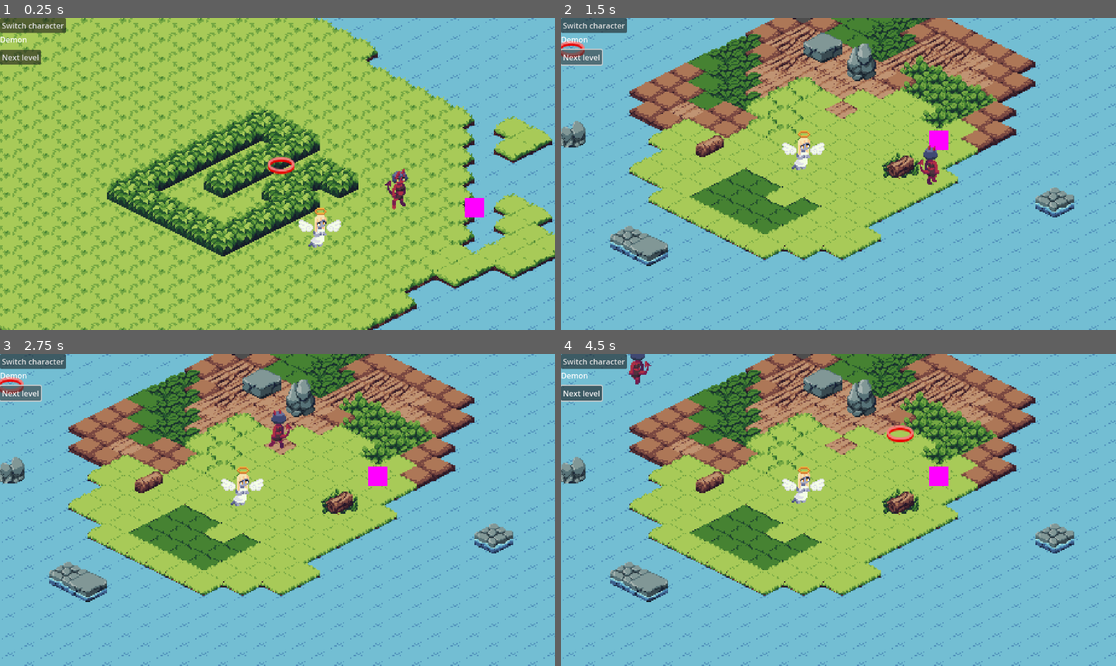
Above: before the commit, frames 1-4 (two rows, left to right).
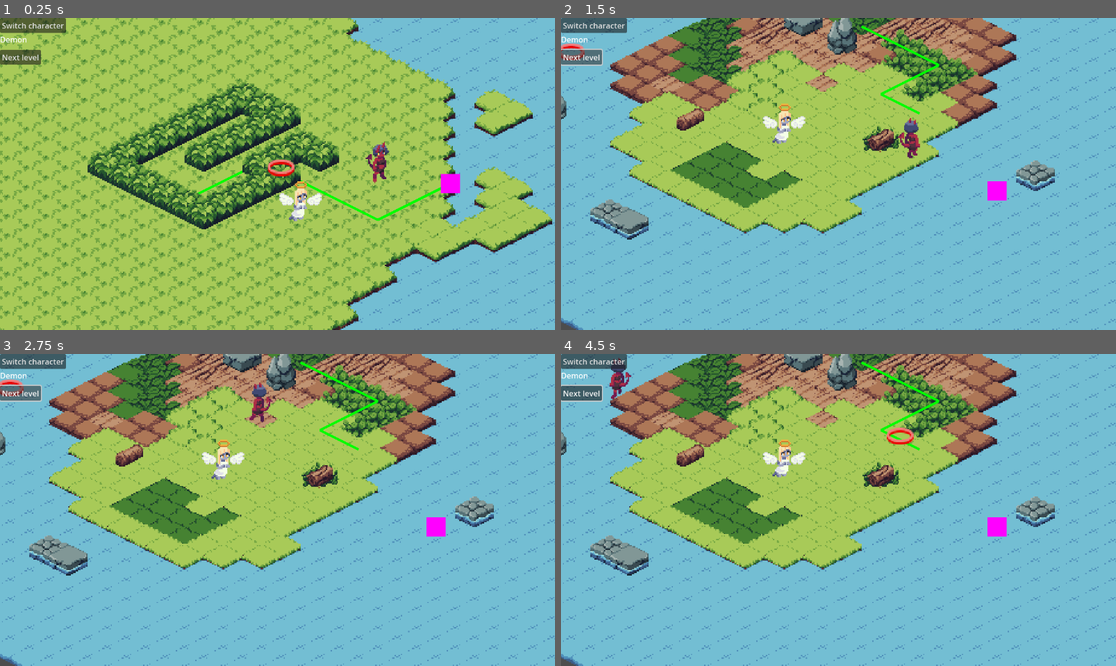
Above: after the commit, the same moments.

Repository: amdevcic/mashup-jam
Game: Godot game, scene res://Scenes/game.tscn
Two runs of this game, one before a commit and one after it. Both use one fixed random seed, a clock stepped at 60 frames per second and the inputs below.
Inputs (mouse positions are in pixels of both pictures, inside the frame that each line leads up to):
- Up to frame 1 (0.25 s): no input
- Up to frame 2 (1.5 s): click "Next level" at 0.5 s; click "Next level" at 1.25 s
- Up to frame 3 (2.75 s): click "Next level" at 2 s
- Up to frame 4 (4.5 s): move the mouse to (960, 494) at 2.77 s; click (960, 494) at 2.92 s; move the mouse to (727, 525) at 3.52 s; click (727, 525) at 3.67 s; move the mouse to (894, 441) at 4.27 s; click (894, 441) at 4.42 s

The runs differ from the first frame. In frame 1, 40% of the frame differs, in the area x 0-100%, y 0-100%; in frame 2, 39%; in frame 3, 38%; in frame 4, 39%.

Commit message:
add basic soul movement

Diff:
--- a/Scenes/game.tscn
+++ b/Scenes/game.tscn
@@ -28,7 +28,7 @@
 [node name="Soul" parent="." instance=ExtResource("6_0x2fl")]
 
 [node name="Camera2D" type="Camera2D" parent="."]
-position = Vector2(589, 220)
+position = Vector2(605, 242)
 zoom = Vector2(2.51, 2.51)
 
 [node name="UI" type="CanvasLayer" parent="."]
--- a/Scenes/level.tscn
+++ b/Scenes/level.tscn
@@ -10,8 +10,10 @@
 angelPosition = Vector2i(2, 36)
 demonPosition = Vector2i(6, 36)
 soulPosition = Vector2i(8, 38)
+soulPath = Array[Vector2i]([Vector2i(-4, 0), Vector2i(0, -6), Vector2i(-4, 0)])
 
 [node name="Ground" type="TileMapLayer" parent="."]
+z_index = -1
 y_sort_enabled = true
 tile_map_data = PackedByteArray("AAAAAAAAAQAAAAoAAAAAAAEAAQAAAAoAAAAAAAIAAQAAAAoAAAAAAAMAAQAAAAoAAAAAAAQAAQAAAAoAAAAAAA …(76672 unchanged characters)…
 tile_set = ExtResource("2_q0b0g")
--- a/Scenes/level2.tscn
+++ b/Scenes/level2.tscn
@@ -10,8 +10,10 @@
 angelPosition = Vector2i(4, 30)
 demonPosition = Vector2i(7, 30)
 soulPosition = Vector2i(9, 32)
+soulPath = Array[Vector2i]([Vector2i(0, -2), Vector2i(3, 0), Vector2i(0, -4)])
 
 [node name="Ground" type="TileMapLayer" parent="."]
+z_index = -1
 y_sort_enabled = true
 tile_map_data = PackedByteArray("AAALAA8AAQAAAAAAAAAMAA4AAQAAAAAAAAAMAA0AAQAAAAAAAAANAA4AAQAAAAAAAAANAA0AAQAAAAAAAAAOAA …(27872 unchanged characters)…
 tile_set = ExtResource("3_ahpnh")
--- a/Scenes/soul.tscn
+++ b/Scenes/soul.tscn
@@ -1,9 +1,17 @@
-[gd_scene load_steps=2 format=3 uid="uid://n1tecw20bkt4"]
+[gd_scene load_steps=4 format=3 uid="uid://n1tecw20bkt4"]
+
+[ext_resource type="Script" path="res://Scripts/soul.gd" id="1_q2boc"]
+[ext_resource type="Script" path="res://Scripts/tilemap_movement.gd" id="2_mfqgu"]
 
 [sub_resource type="PlaceholderTexture2D" id="PlaceholderTexture2D_tbs7v"]
 size = Vector2(16, 16)
 
-[node name="Soul" type="Node2D"]
+[node name="Soul" type="Node2D" node_paths=PackedStringArray("movement")]
+script = ExtResource("1_q2boc")
+movement = NodePath("TilemapMovementComponent")
 
 [node name="Sprite2D" type="Sprite2D" parent="."]
 texture = SubResource("PlaceholderTexture2D_tbs7v")
+
+[node name="TilemapMovementComponent" type="Node" parent="."]
+script = ExtResource("2_mfqgu")
--- a/Scripts/game.gd
+++ b/Scripts/game.gd
@@ -1,4 +1,5 @@
 extends Node2D
+class_name Game
 
 @onready var characters: Array[Player] = [$"Demon", $"Angel"]
 @onready var soul: Node2D = $"Soul"
@@ -13,6 +14,8 @@
 func _ready():
 	loadLevel(currentLevelIndex)
 	characterLabel.text = GetActiveCharacter().name
+	$"Soul".initPath(level.soulPosition, level.soulPath)
+	$"Soul".beginMoving(level.ground)
 
 func GetActiveCharacter() -> Player:
 	return characters[activeCharacterIndex]
--- a/Scripts/level.gd
+++ b/Scripts/level.gd
@@ -1,3 +1,5 @@
+@tool
+
 extends Node2D
 class_name Level
 
@@ -6,11 +8,23 @@
 @export var angelPosition: Vector2i
 @export var demonPosition: Vector2i
 @export var soulPosition: Vector2i
+@export var soulPath: Array[Vector2i]:
+	set(value):
+		soulPath=value
+		queue_redraw()
 
 @onready var astarGrid = AStarGrid2D.new()
 @onready var ground: TileMapLayer = $"Ground"
 
+func _draw():
+	var currentPos: Vector2i = soulPosition
+	for line in soulPath:
+		draw_line(ground.map_to_local(currentPos), ground.map_to_local(currentPos+line), Color.GREEN, 2.0)
+		currentPos += line
+
 func _ready() -> void:
+	if Engine.is_editor_hint():
+		return
 	#astar init
 	var used_rect := ground.get_used_rect()
 	astarGrid.region = used_rect
@@ -64,3 +78,6 @@
 		endPos,
 		true
 	)
+
+func getGlobalPositionFromTile(tile: Vector2i):
+	return ground.map_to_local(tile)
--- /dev/null
+++ b/Scripts/soul.gd
@@ -0,0 +1,18 @@
+extends Node2D
+
+@export var movement: TilemapMovement
+
+func beginMoving(level):
+	movement.moveOnMap(level)
+
+func initPath(startPosition: Vector2i, path: Array[Vector2i]):
+	var newPath: Array[Vector2i]
+	var pos = startPosition
+	for delta: Vector2i in path:
+		var length = delta.length()
+		for i in range(length):
+			pos += delta/int(length)
+			newPath.append(pos)
+
+	movement.currentTile = startPosition
+	movement.queueMovement(newPath)
--- /dev/null
+++ b/Scripts/tilemap_movement.gd
@@ -0,0 +1,21 @@
+extends Node
+class_name TilemapMovement
+
+@export var speed: float
+
+var moveQueue: Array[Vector2i]
+var currentTile: Vector2i
+
+var tilesize=Vector2i(32, 16)
+
+func moveOnMap(tilemap: TileMapLayer):
+    if moveQueue.size() == 0:
+        return
+
+    var pos = moveQueue.pop_front()
+    var tween = create_tween().bind_node(get_parent())
+    tween.tween_property(get_parent(), "position", Vector2(tilemap.map_to_local(pos)), 1.0)
+    tween.tween_callback(moveOnMap.bind(tilemap))
+
+func queueMovement(tiles: Array[Vector2i]):
+    moveQueue = tiles
Not shown: 1 places in Scenes/game.tscn that only renumber resources
